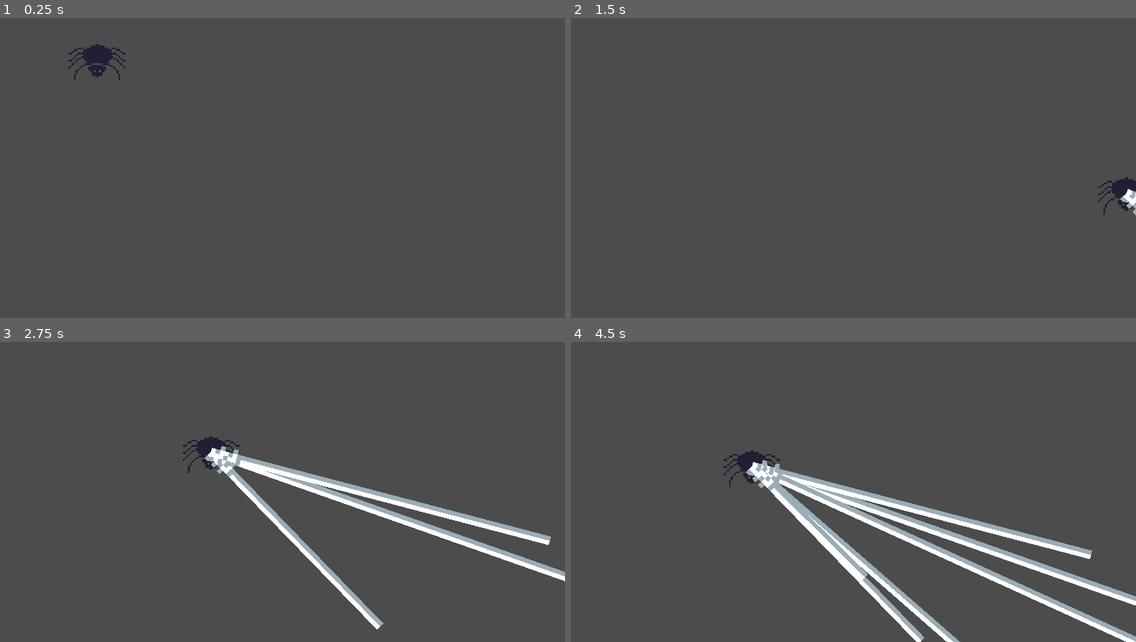
Above: before the commit, frames 1-4 (two rows, left to right).
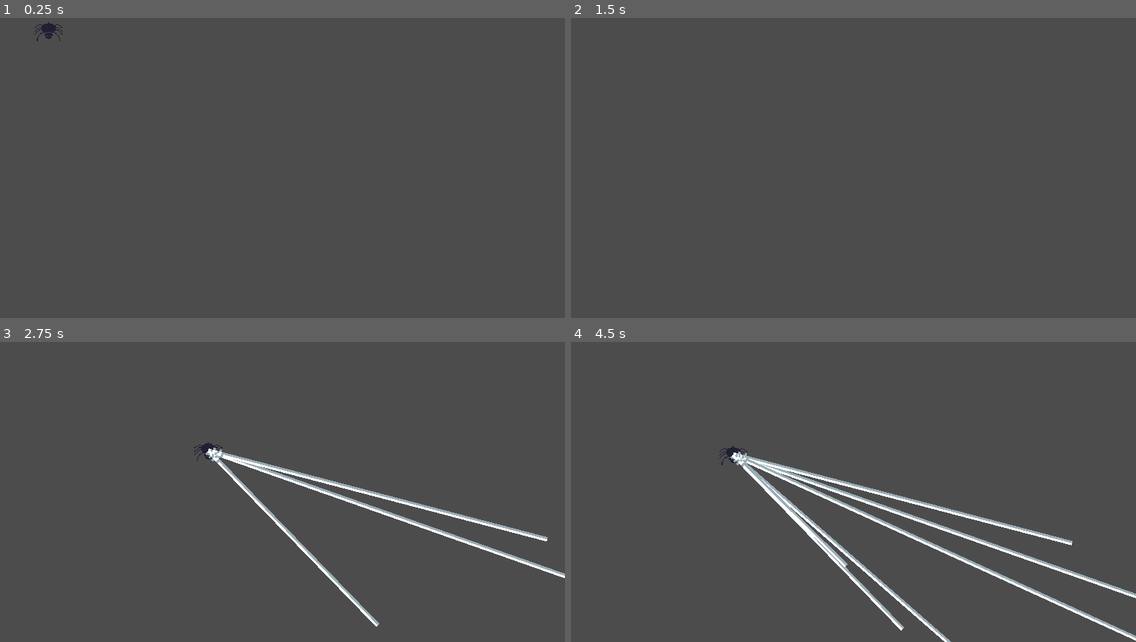
Above: after the commit, the same moments.

Repository: Heckin-Doggo/gmtk-game
Game: Godot game, scene res://levels/TestLevel.tscn
The game is run twice, just before and just after one commit, with the same random seed, the same clock (stepped at 60 frames per second) and the same inputs.
Inputs (mouse positions are in pixels of both pictures, inside the frame that each line leads up to):
- Up to frame 1 (0.25 s): no input
- Up to frame 2 (1.5 s): move the mouse to (977, 144) at 0.52 s; click (977, 144) at 0.67 s; move the mouse to (740, 174) at 1.27 s; click (740, 174) at 1.42 s
- Up to frame 3 (2.75 s): move the mouse to (339, 414) at 2.02 s; click (339, 414) at 2.17 s
- Up to frame 4 (4.5 s): move the mouse to (825, 546) at 2.77 s; click (825, 546) at 2.92 s; move the mouse to (1023, 531) at 3.52 s; click (1023, 531) at 3.67 s; move the mouse to (684, 435) at 4.27 s; click (684, 435) at 4.42 s

The runs differ from the first frame. In frame 1, 0.6% of the frame differs, in the area x 6-23%, y 1-21%; in frame 2, 0.4%; in frame 3, 3.1%; in frame 4, 9.4%, in the area x 26-100%, y 34-100%.

Commit message:
shrink change

Diff:
--- a/game/project.godot
+++ b/game/project.godot
@@ -26,7 +26,7 @@
 window/size/resizable=false
 window/stretch/mode="2d"
 window/stretch/aspect="keep"
-window/stretch/shrink=4.0
+window/stretch/shrink=2.0
 
 [importer_defaults]
 
